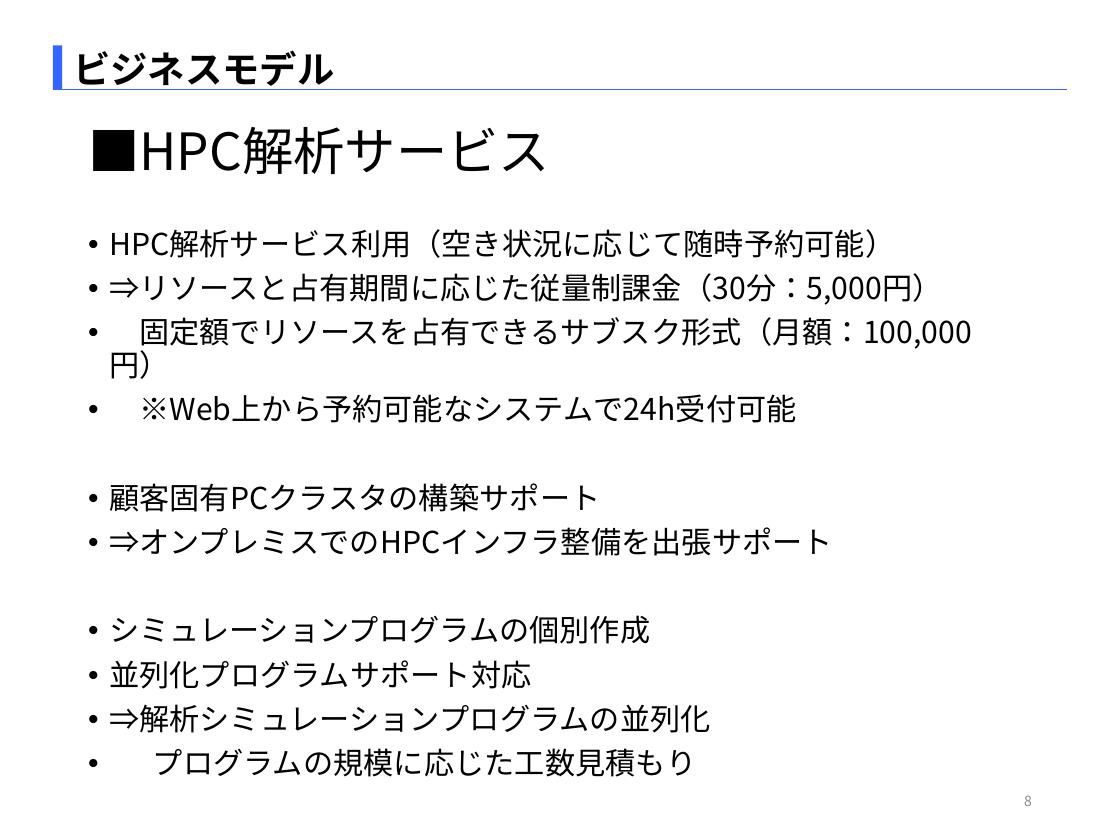
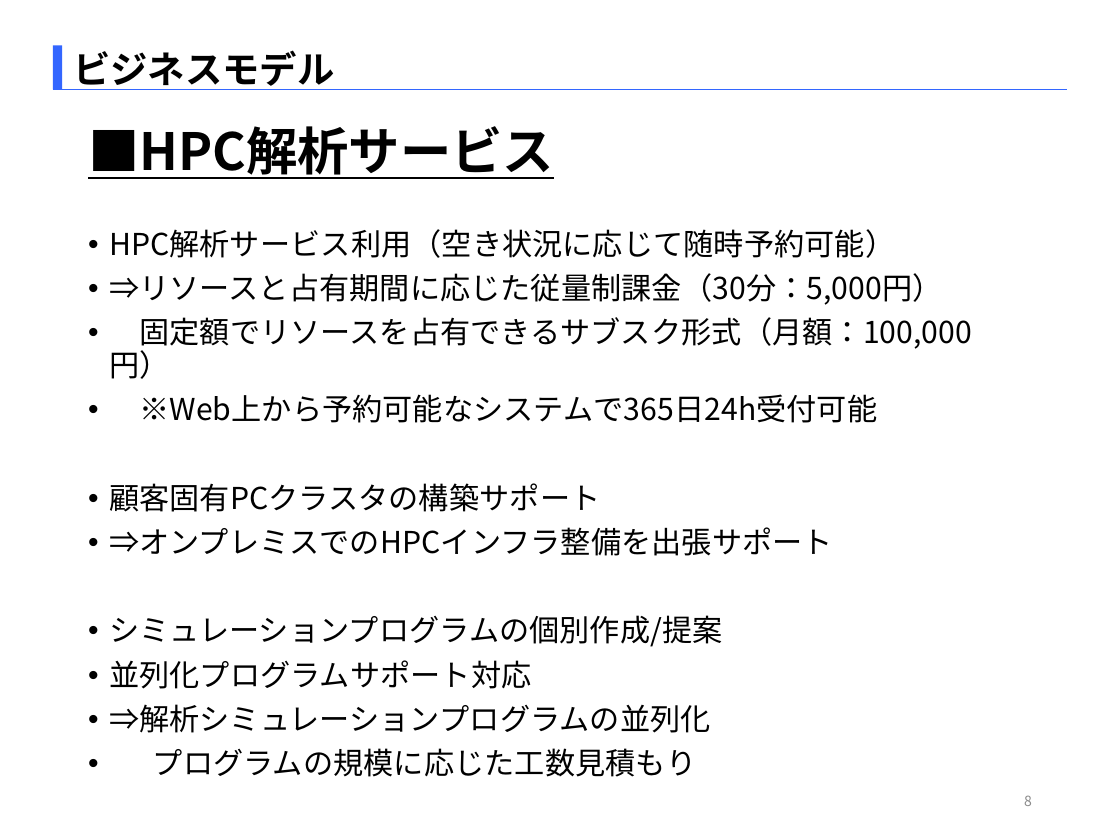
Before and after one commit to SITH-YN/PythonTool, a slide deck: slide 8 of Temp/EMB本部_中村洋太_290863_[HPC解析_CC&ECサービス].pptx. Drawn at 1120x840 pixels with LibreOffice and Linux fonts; fonts in the diff are those of the drawing. Boxes give left, top, right and bottom in pixels: in the first picture for what was removed or moved away, otherwise in the second. Text is boxed around its words. In the diff, an @@ line names an element or a change of style, - is before the commit and + after.

```diff
--- a/Temp/EMB本部_中村洋太_290863_[HPC解析_CC&ECサービス].pptx
+++ b/Temp/EMB本部_中村洋太_290863_[HPC解析_CC&ECサービス].pptx
@@ title "■HPC解析サービス" at <box>88,126,554,179</box>: bold on, underline on @@
@@ text at <box>139,394,877,423</box>: text changed @@
-• ※Web上から予約可能なシステムで24h受付可能
+• ※Web上から予約可能なシステムで365日24h受付可能
@@ text at <box>109,615,723,647</box>: text changed @@
-• シミュレーションプログラムの個別作成
+• シミュレーションプログラムの個別作成/提案
```
Also in this commit, not shown: 10 other slides changed.
